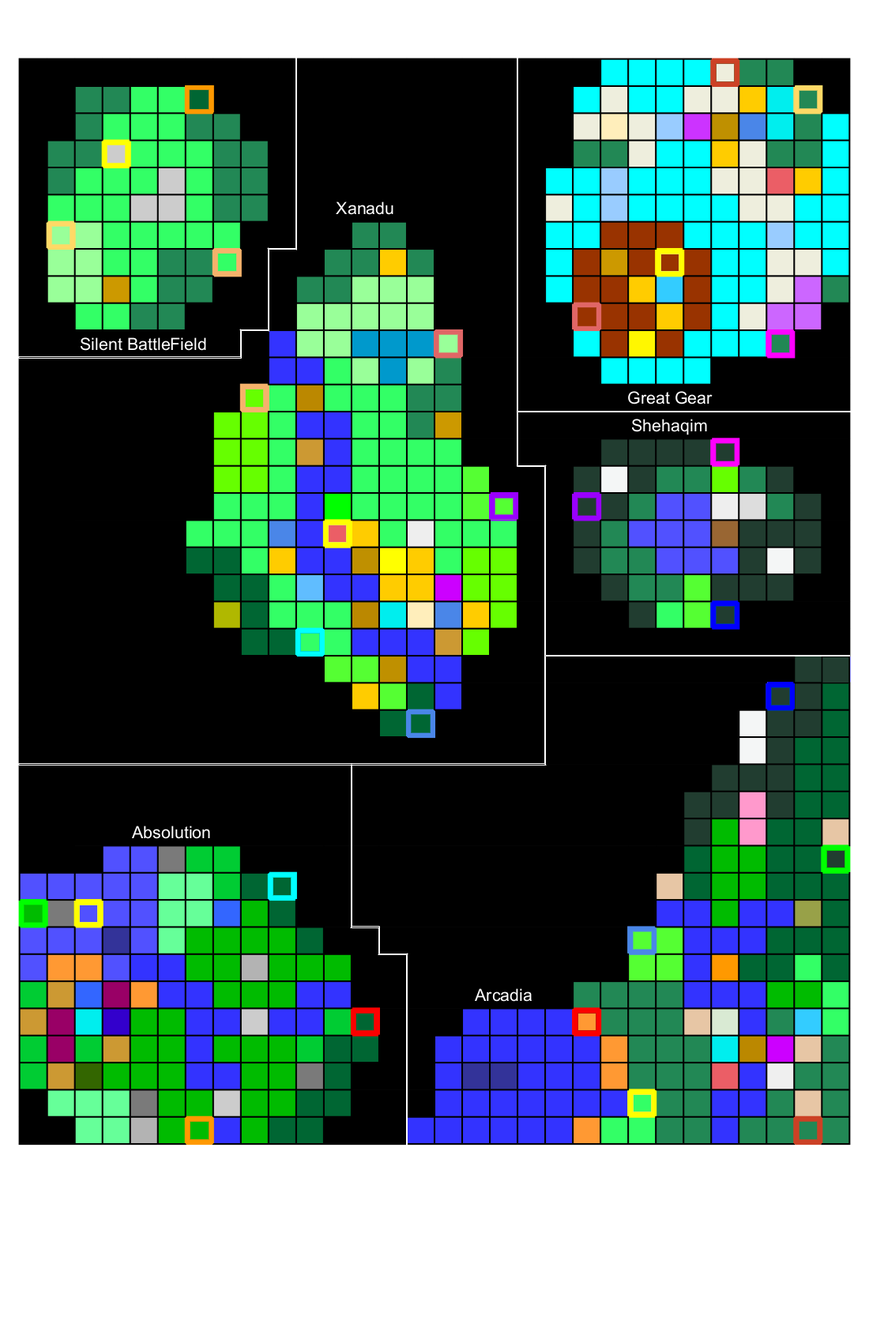
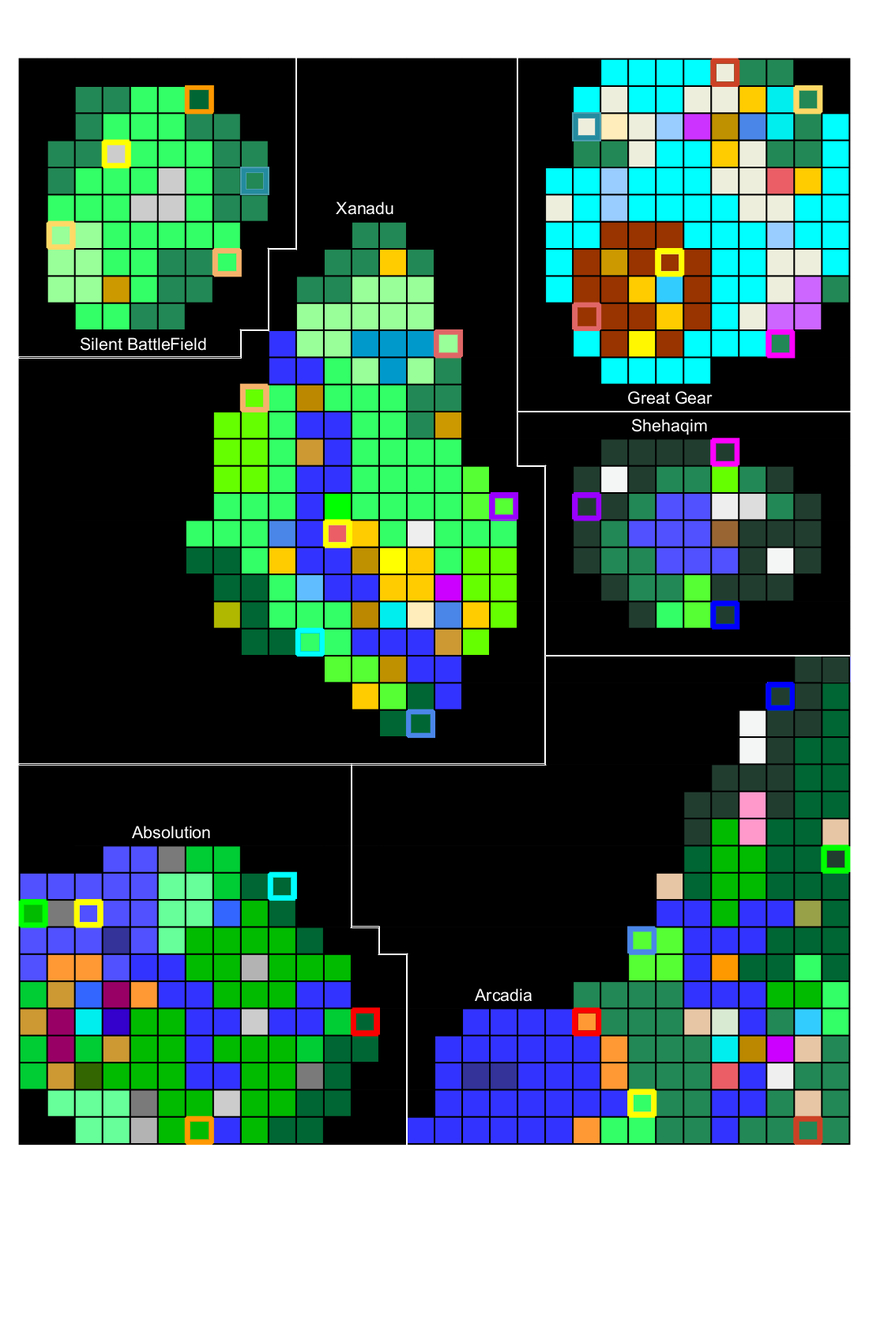
Before/after of a 869x1343 layered artwork. What changed in the layer stack:
painted on "plscks copy of the map - Elysium.pdf" over [240, 112, 602, 196]
